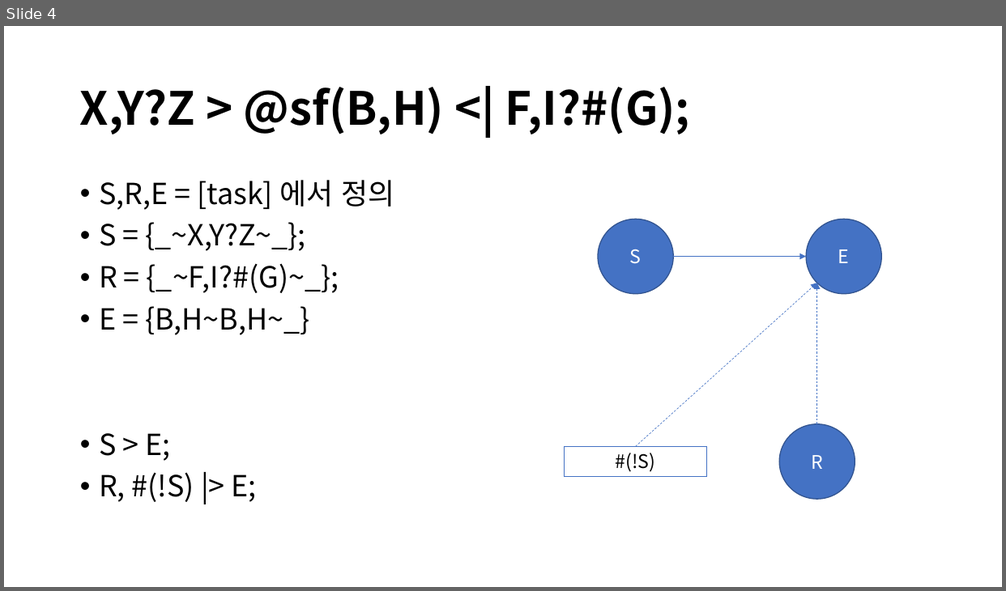
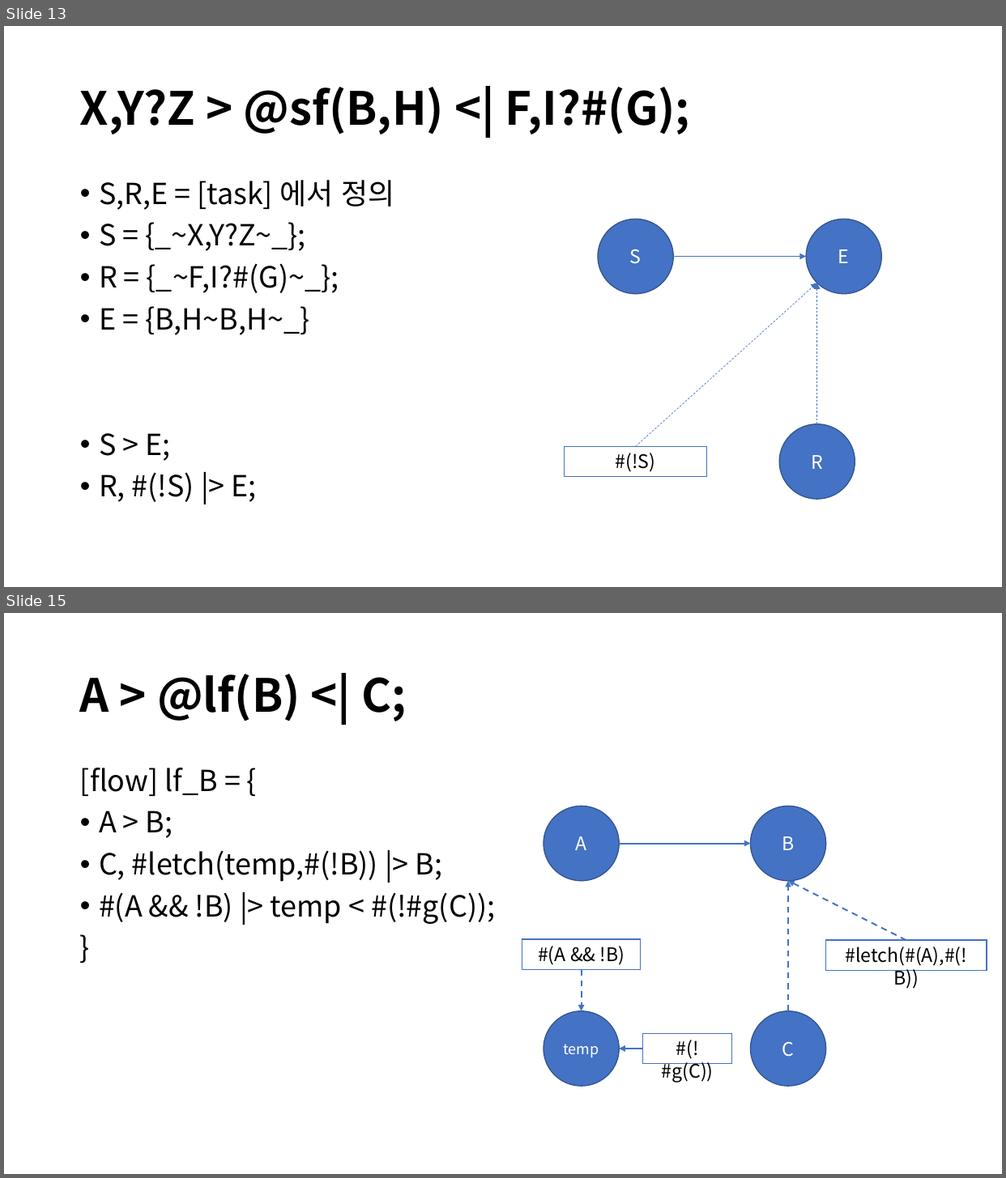
Before and after one commit to DualsoftDev/ds, a slide deck: Doc/PowerPoint/macro.pptx. Shown one above the other, each under a label of ours: slide 4 before the commit, slides 13 and 15 after it; the slides between them are not shown. The pictures are 1006x591 and 1006x1178 pixels, drawn with LibreOffice and Linux fonts; fonts in the diff are those of the drawing. Boxes give left, top, right and bottom in pixels: in the first picture for what was removed or moved away, otherwise in the second. Text is boxed around its words. In the diff, an @@ line names an element or a change of style, - is before the commit and + after.

```diff
--- a/Doc/PowerPoint/macro.pptx
+++ b/Doc/PowerPoint/macro.pptx
@@ slide 15 added at box(4, 613, 1002, 1174), background #FFFFFF @@
@@ title added at box(80, 674, 406, 722), 44 pt, text #000000, bold @@
+A > @lf(B) <| C;
@@ text added at box(80, 768, 495, 924), 28 pt, text #000000 @@
+[flow] lf_B = {
+• A > B;
+• C, #letch(temp,#(!B)) |> B;
+• #(A && !B) |> temp < #(!#g(C));
+}
@@ ellipse added at box(543, 806, 620, 881), fill #4472C4, outline #325491 1 pt, 18 pt, text #FFFFFF @@
+A
@@ ellipse added at box(750, 806, 826, 881), fill #4472C4, outline #325491 1 pt, 18 pt, text #FFFFFF @@
+B
@@ arrow added from (620, 844) to (750, 844), #4472C4 1.5 pt @@
@@ arrow added from (789, 1012) to (789, 881), #4472C4 1.5 pt dashed @@
@@ arrow added from (906, 940) to (789, 881), #4472C4 1.5 pt dashed @@
@@ rectangle added at box(522, 939, 641, 969), fill #FFFFFF, outline #4472C4 1 pt, 18 pt, text #000000 @@
+#(A && !B)
@@ rectangle added at box(826, 940, 987, 970), fill #FFFFFF, outline #4472C4 1 pt, 18 pt, text #000000 @@
+#letch(#(A),#(!B))
@@ arrow added from (582, 969) to (582, 1012), #4472C4 1.5 pt dashed @@
@@ ellipse added at box(543, 1012, 620, 1086), fill #4472C4, outline #325491 1 pt, 14 pt, text #FFFFFF @@
+temp
@@ ellipse added at box(750, 1012, 826, 1086), fill #4472C4, outline #325491 1 pt, 18 pt, text #FFFFFF @@
+C
@@ arrow added from (643, 1049) to (620, 1049), #4472C4 1.5 pt @@
@@ rectangle added at box(643, 1033, 732, 1063), fill #FFFFFF, outline #4472C4 1 pt, 18 pt, text #000000 @@
+#(!#g(C))
@@ what was slide 4 is now slide 13 @@
```
Also in this commit, not shown: 2 slides changed, 2 other slides added, 1 slide removed.
